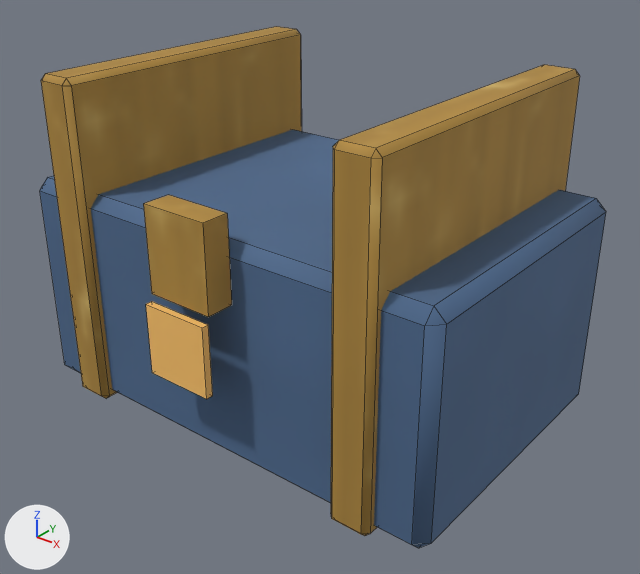
A saved change to the FBX model Export/Meshes/SW_Loot/SM_Chest_Rare.fbx.
Before and after are seen from a 50 mm lens placed at (3.69, -4.54, 3.66), pointed at (0.16, -0.13, 0.93). The lights are fixed; the arrows at lower left show +X, +Y and +Z. The first picture is the older version. Mesh edges are drawn as thin lines.

Names of what the first picture shows: 'SM_Chest_Rare'.
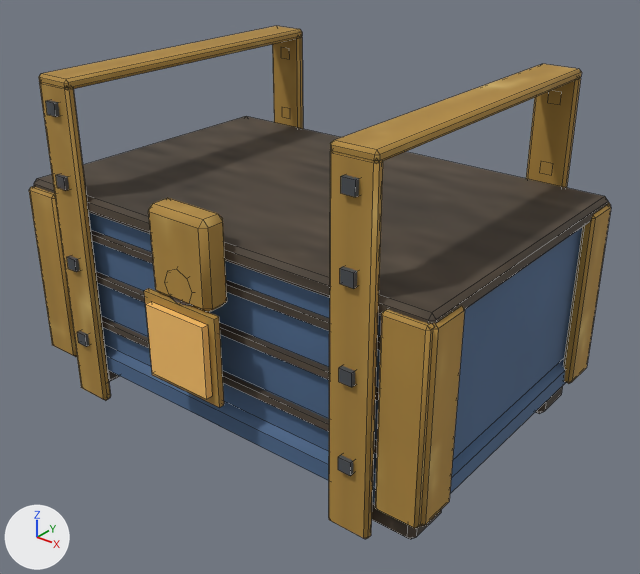
Boxes (x1, y1, x2, y2) around the edits, measured in the pictures (640 x 574 px; the box of a moved part takes in the faces that stretch with it):
'SM_Chest_Rare', reshaped
    before: (40, 26, 606, 548)
    after: (29, 26, 611, 539)
part 1 of me_sm_chest_rare, added (mostly hidden)
    after: (101, 316, 377, 454)
part 2 of me_sm_chest_rare, moved or reshaped
    before: (40, 130, 606, 548)
    after: (89, 213, 582, 474)
part 3 of me_sm_chest_rare, added (mostly hidden)
    after: (96, 272, 379, 401)
part 4 of me_sm_chest_rare, added (mostly hidden)
    after: (91, 230, 381, 350)
part 5 of me_sm_chest_rare, added
    after: (77, 331, 89, 347)
part 6 of me_sm_chest_rare, moved or reshaped (not visible afterwards)
    before: (41, 26, 302, 398)
part 7 of me_sm_chest_rare, moved or reshaped
    before: (331, 65, 580, 536)
    after: (420, 306, 465, 526)
part 8 of me_sm_chest_rare, added (brown)
    after: (563, 204, 611, 384)
part 9 of me_sm_chest_rare, added
    after: (67, 256, 80, 272)
part 10 of me_sm_chest_rare, added
    after: (56, 174, 69, 190)
part 11 of me_sm_chest_rare, added
    after: (46, 100, 60, 117)
part 12 of me_sm_chest_rare, added
    after: (338, 455, 353, 476)
part 13 of me_sm_chest_rare, added
    after: (339, 366, 355, 387)
part 14 of me_sm_chest_rare, added
    after: (340, 266, 357, 289)
part 15 of me_sm_chest_rare, added
    after: (341, 175, 359, 197)
part 16 of me_sm_chest_rare, added (brown)
    after: (144, 288, 224, 408)
part 17 of me_sm_chest_rare, rebuilt (11% narrower, 7% shorter)
    before: (143, 195, 232, 317)
    after: (148, 198, 227, 312)
part 18 of me_sm_chest_rare, added (brown)
    after: (29, 26, 610, 539)

Patch to the scene script:
```diff
--- a/Export/Meshes/SW_Loot/SM_Chest_Rare.fbx.py
+++ b/Export/Meshes/SW_Loot/SM_Chest_Rare.fbx.py
@@ me_sm_chest_rare @@
-me_sm_chest_rare.from_pydata(...)  # 88 vertices, 90 faces; spans x -1.7..1.7, y -1.36..1.17, z 0.0..2.4
+me_sm_chest_rare.from_pydata(...)  # 752 vertices, 748 faces; spans x -1.7..1.7, y -1.36..1.17, z 0.0..2.4
+# me_sm_chest_rare part 1: a new loose piece, a box spanning x -1.55..1.55, y -1.095..-1.045, z 0.595..0.645, in mat_m_survivalatlas_embed (picture img_t_survivalatlas_color_embed256_png)
+# me_sm_chest_rare part 2: the loose piece of 24 vertices spanning x -1.7..1.7, y -1.1..1.1, z 0.0..1.6 is scaled about its middle by (0.947, 0.965, 0.85), then moved by (0.0, 0.0, 0.1)
+# me_sm_chest_rare part 3: a new loose piece, a box spanning x -1.55..1.55, y -1.095..-1.045, z 0.955..1.005, in mat_m_survivalatlas_embed (picture img_t_survivalatlas_color_embed256_png)
+# me_sm_chest_rare part 4: a new loose piece, a box spanning x -1.55..1.55, y -1.095..-1.045, z 1.275..1.325, in mat_m_survivalatlas_embed (picture img_t_survivalatlas_color_embed256_png)
+# me_sm_chest_rare part 5: a new loose piece, a box spanning x -1.245..-1.155, y -1.205..-1.155, z 0.455..0.545, in mat_m_survivalatlas_embed (picture img_t_survivalatlas_color_embed256_png)
+# me_sm_chest_rare part 6: the loose piece of 24 vertices spanning x -1.35..-1.05, y -1.17..1.17, z 0.0..2.4 is scaled about its middle by (0.223, 0.119, 0.543), then moved by (-0.46, 0.97, -0.3)
+# me_sm_chest_rare part 7: the loose piece of 24 vertices spanning x 1.05..1.35, y -1.17..1.17, z 0.0..2.4 is scaled about its middle by (0.223, 0.119, 0.543), then moved by (0.46, -0.97, -0.3)
+# me_sm_chest_rare part 8: the loose piece of 24 vertices spanning x 1.05..1.35, y -1.17..1.17, z 0.0..2.4 is copied, and the copy is scaled about its middle by (0.223, 0.119, 0.543), then moved by (0.46, 0.97, -0.3); it spans x 1.62..1.7, y 0.82..1.12, z 0.25..1.55
+# me_sm_chest_rare part 9: a new loose piece, a box spanning x -1.245..-1.155, y -1.205..-1.155, z 1.055..1.145, in mat_m_survivalatlas_embed (picture img_t_survivalatlas_color_embed256_png)
+# me_sm_chest_rare part 10: a new loose piece, a box spanning x -1.245..-1.155, y -1.205..-1.155, z 1.655..1.745, in mat_m_survivalatlas_embed (picture img_t_survivalatlas_color_embed256_png)
+# me_sm_chest_rare part 11: a new loose piece, a box spanning x -1.245..-1.155, y -1.205..-1.155, z 2.155..2.245, in mat_m_survivalatlas_embed (picture img_t_survivalatlas_color_embed256_png)
+# me_sm_chest_rare part 12: a new loose piece, a box spanning x 1.155..1.245, y -1.205..-1.155, z 0.455..0.545, in mat_m_survivalatlas_embed (picture img_t_survivalatlas_color_embed256_png)
+# me_sm_chest_rare part 13: a new loose piece, a box spanning x 1.155..1.245, y -1.205..-1.155, z 1.055..1.145, in mat_m_survivalatlas_embed (picture img_t_survivalatlas_color_embed256_png)
+# me_sm_chest_rare part 14: a new loose piece, a box spanning x 1.155..1.245, y -1.205..-1.155, z 1.655..1.745, in mat_m_survivalatlas_embed (picture img_t_survivalatlas_color_embed256_png)
+# me_sm_chest_rare part 15: a new loose piece, a box spanning x 1.155..1.245, y -1.205..-1.155, z 2.155..2.245, in mat_m_survivalatlas_embed (picture img_t_survivalatlas_color_embed256_png)
+# me_sm_chest_rare part 16: a new loose piece, a box spanning x -0.31..0.31, y -1.31..-1.27, z 0.59..1.21, in mat_m_survivalatlas_embed (picture img_t_survivalatlas_color_embed256_png)
+# me_sm_chest_rare part 17: the loose piece of 8 vertices spanning x -0.25..0.25, y -1.3..-1.1, z 1.2..1.8 is rebuilt with 24 vertices and now spans x -0.25..0.25, y -1.3..-1.1, z 1.2..1.8
+# me_sm_chest_rare part 18: 440 vertices added at x -1.7..1.68, y -1.3..1.17, z 0.0..2.4
+# other edits to the shape of me_sm_chest_rare do not show in these pictures
 me_sm_chest_rare.materials.append(mat_m_survivalatlas_embed)
```
